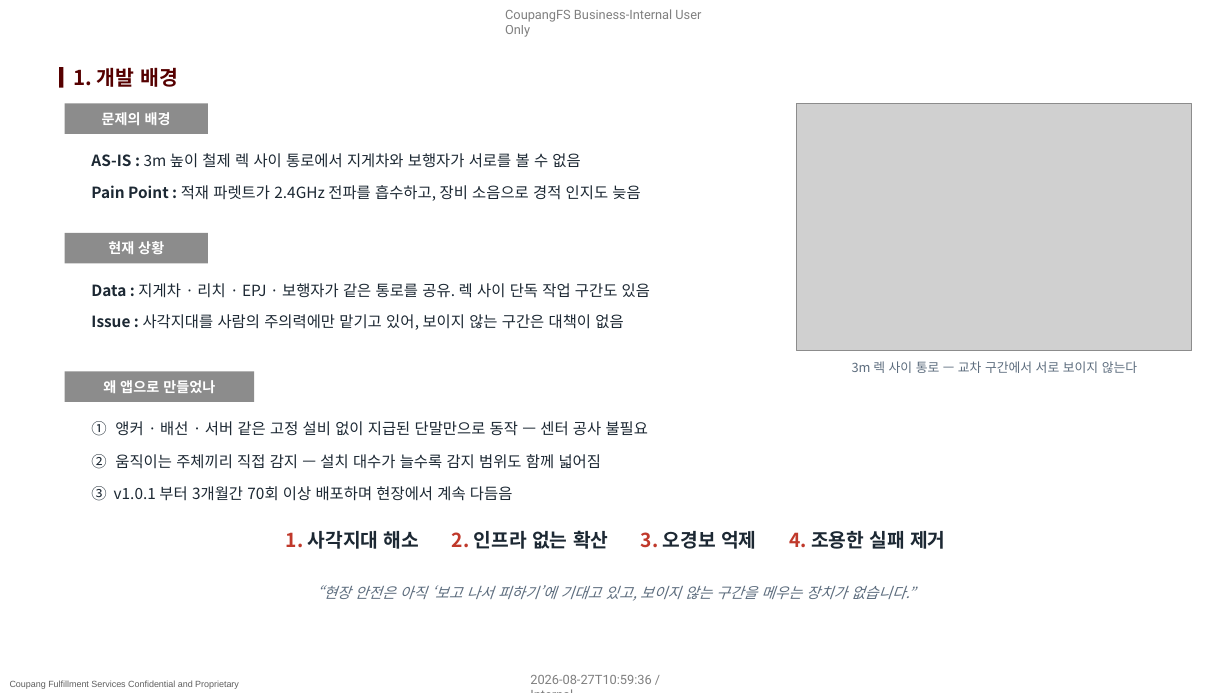
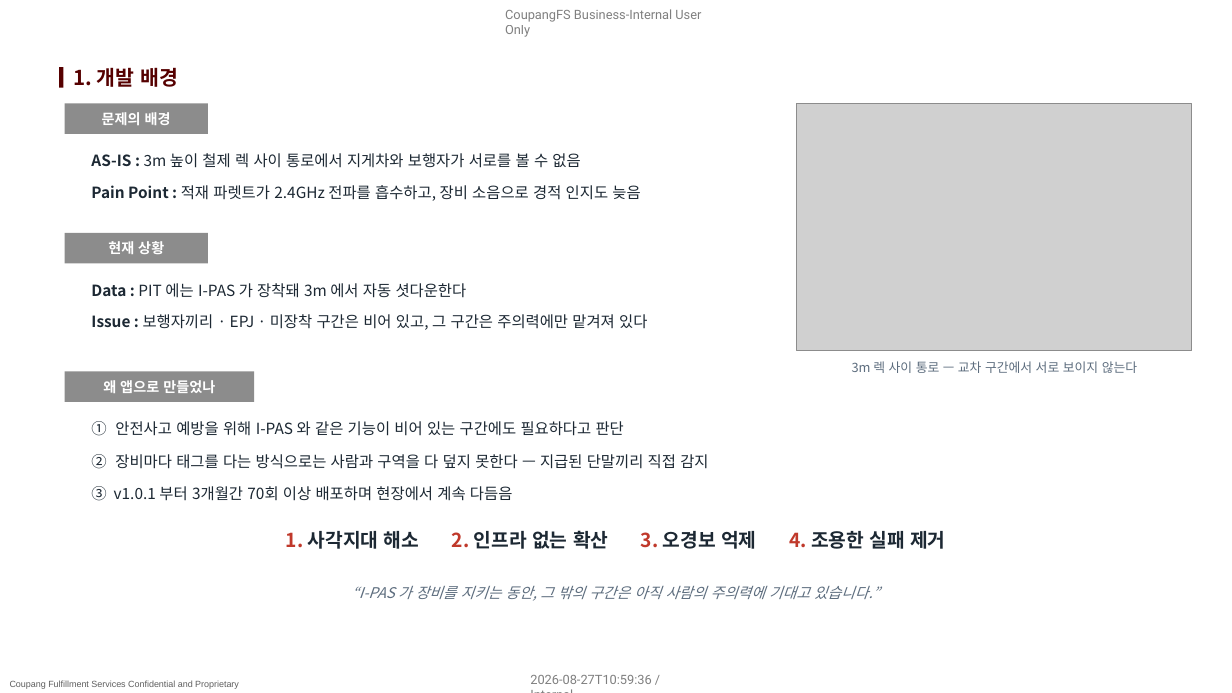
Before and after one commit to pslymzero-cyber/SafeAlert, a slide deck: slide 4 of docs/presentation/company_form/SafeAlert_보고_2026.08.pptx. Drawn at 1232x693 pixels with LibreOffice and Linux fonts; fonts in the diff are those of the drawing; grey boxes stand for pictures; background and template pictures are left out. Boxes give left, top, right and bottom in pixels: in the first picture for what was removed or moved away, otherwise in the second. Text is boxed around its words. In the diff, an @@ line names an element or a change of style, - is before the commit and + after.

```diff
--- a/docs/presentation/company_form/SafeAlert_보고_2026.08.pptx
+++ b/docs/presentation/company_form/SafeAlert_보고_2026.08.pptx
@@ text at bbox=[91, 283, 467, 298]: text changed @@
-Data : 지게차 · 리치 · EPJ · 보행자가 같은 통로를 공유. 렉 사이 단독 작업 구간도 있음
+Data : PIT 에는 I-PAS 가 장착돼 3m 에서 자동 셧다운한다
@@ text at bbox=[91, 314, 647, 330]: text changed @@
-Issue : 사각지대를 사람의 주의력에만 맡기고 있어, 보이지 않는 구간은 대책이 없음
+Issue : 보행자끼리 · EPJ · 미장착 구간은 비어 있고, 그 구간은 주의력에만 맡겨져 있다
@@ text at bbox=[91, 421, 624, 436]: text changed @@
-① 앵커 · 배선 · 서버 같은 고정 설비 없이 지급된 단말만으로 동작 — 센터 공사 불필요
+① 안전사고 예방을 위해 I-PAS 와 같은 기능이 비어 있는 구간에도 필요하다고 판단
@@ text at bbox=[91, 454, 708, 469]: text changed @@
-② 움직이는 주체끼리 직접 감지 — 설치 대수가 늘수록 감지 범위도 함께 넓어짐
+② 장비마다 태그를 다는 방식으로는 사람과 구역을 다 덮지 못한다 — 지급된 단말끼리 직접 감지
@@ text at bbox=[352, 586, 880, 601]: text changed @@
-“현장 안전은 아직 ‘보고 나서 피하기’에 기대고 있고, 보이지 않는 구간을 메우는 장치가 없습니다.”
+“I-PAS 가 장비를 지키는 동안, 그 밖의 구간은 아직 사람의 주의력에 기대고 있습니다.”
```
Also in this commit, not shown: 10 other slides changed, 2 slides added, 1 slide removed, 2 other files.
